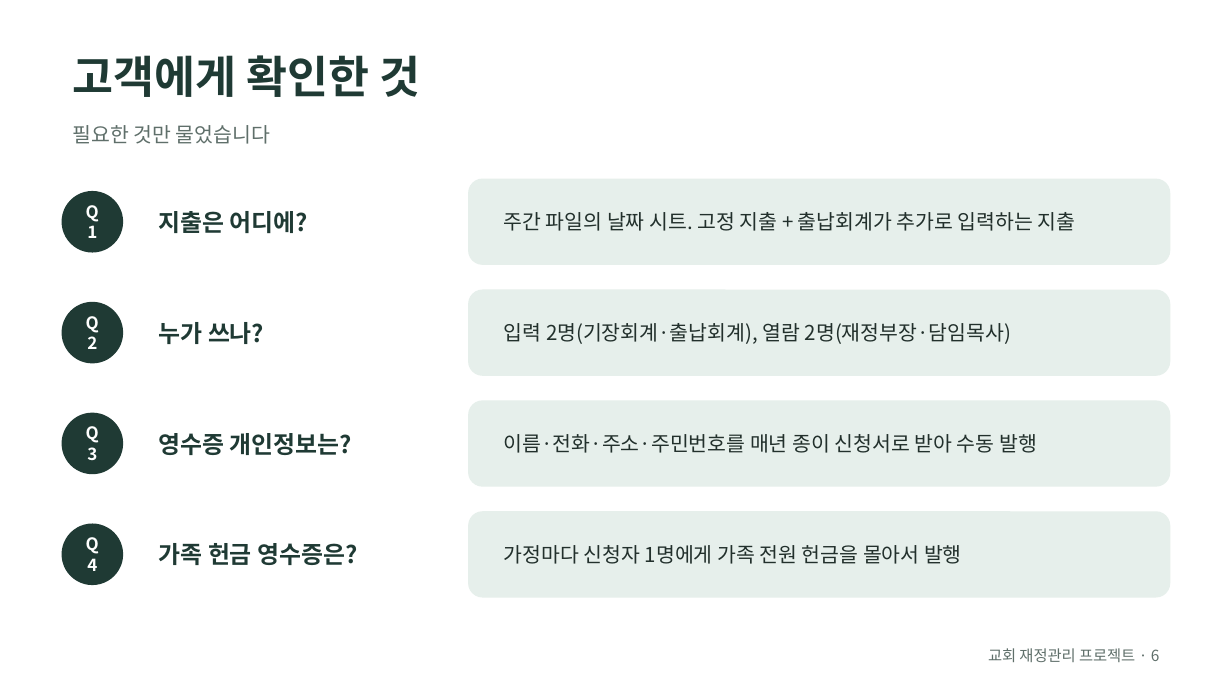
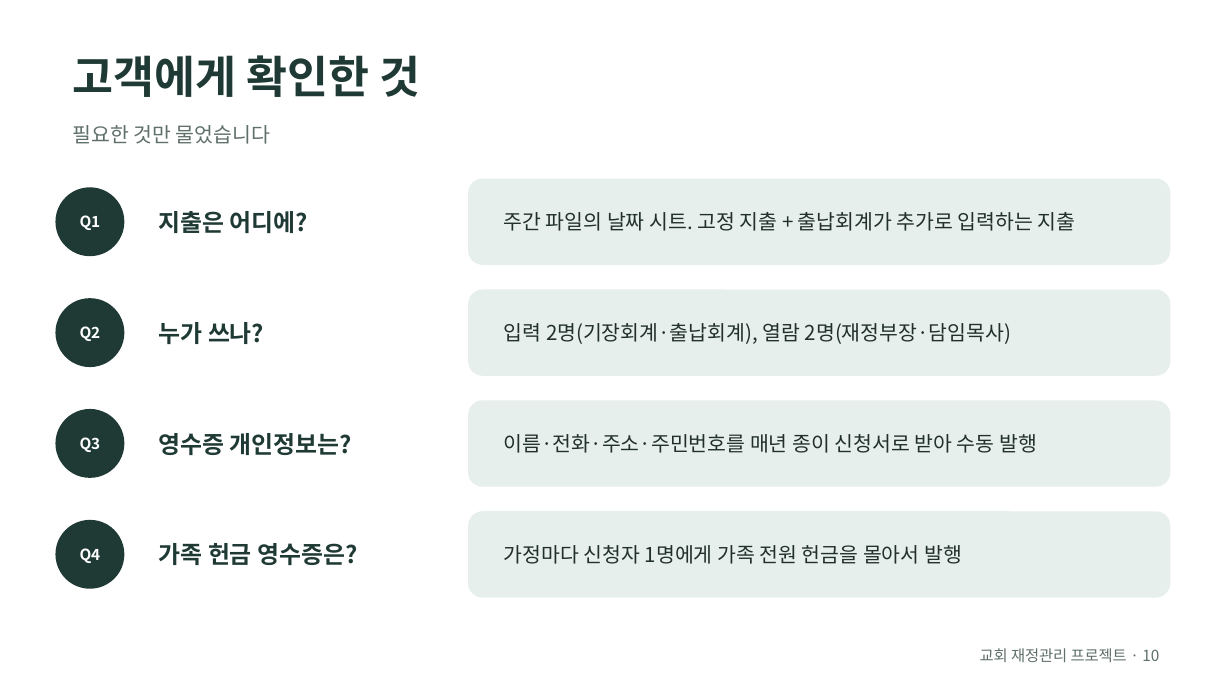
Before and after one commit to webyigit/wweebbyyii, a slide deck: slide 10 of church-finance/slides/history.odp (slide 6 before the commit). Drawn at 1232x693 pixels with LibreOffice and Linux fonts; fonts in the diff are those of the drawing. Boxes give left, top, right and bottom in pixels: in the first picture for what was removed or moved away, otherwise in the second. Text is boxed around its words. In the diff, an @@ line names an element or a change of style, - is before the commit and + after.

```diff
--- a/church-finance/slides/history.odp
+++ b/church-finance/slides/history.odp
@@ ellipse "Q1": place and size @@
-ellipse "Q1" at <box>61,191,123,253</box>
+ellipse "Q1" at <box>56,188,125,257</box>
@@ size 11 to 9.9 pt in 4 elements at <box>56,188,125,257</box>, <box>56,409,125,478</box>, <box>56,520,125,589</box>, <box>56,298,125,368</box> @@
@@ ellipse "Q2": place and size @@
-ellipse "Q2" at <box>61,302,123,363</box>
+ellipse "Q2" at <box>56,298,125,368</box>
@@ ellipse "Q3": place and size @@
-ellipse "Q3" at <box>61,413,123,474</box>
+ellipse "Q3" at <box>56,409,125,478</box>
@@ ellipse "Q4": place and size @@
-ellipse "Q4" at <box>61,524,123,586</box>
+ellipse "Q4" at <box>56,520,125,589</box>
@@ text at <box>980,648,1159,662</box>: text changed @@
-교회 재정관리 프로젝트 · 6
+교회 재정관리 프로젝트 · 10
```
Also in this commit, not shown: 5 other slides changed, 5 slides added, 1 slide removed, 4 other files.
